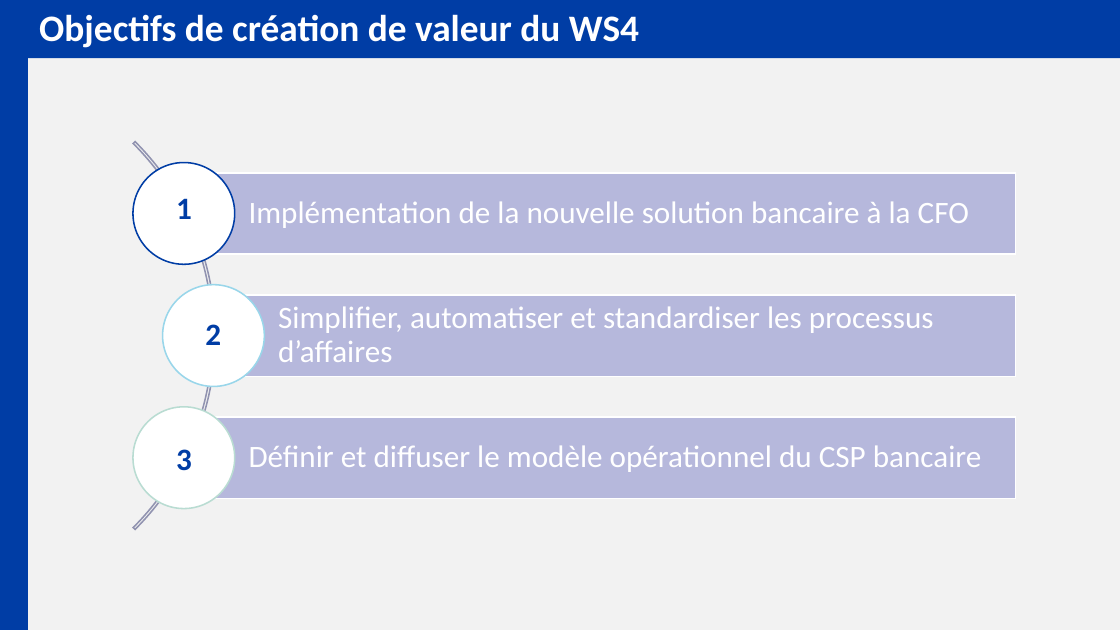
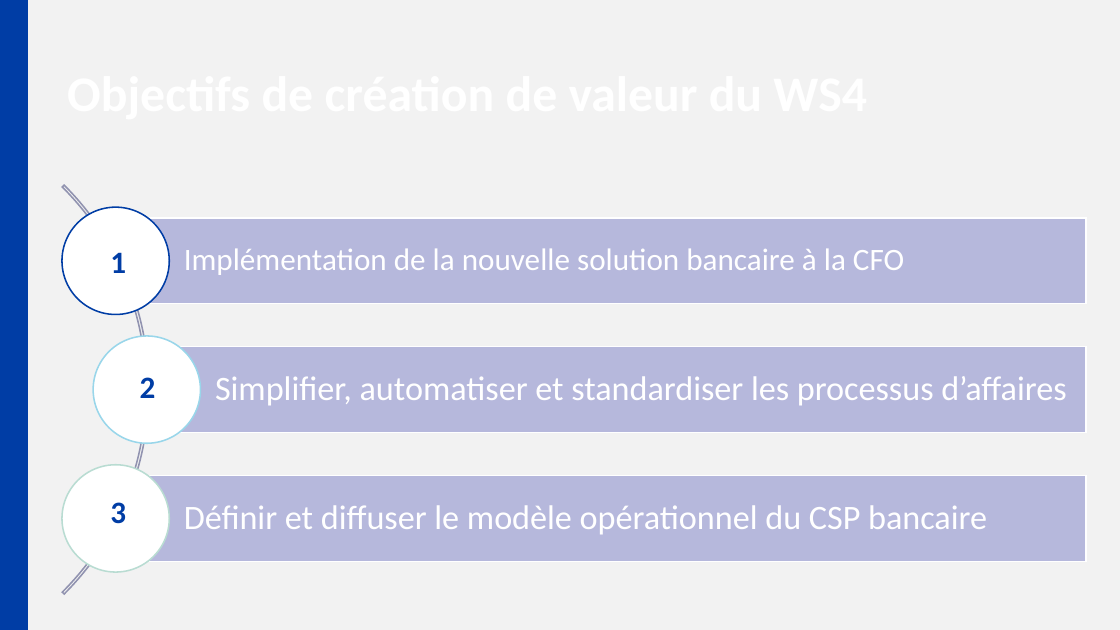
Before and after one commit to benoitcosials/markitdown, a slide deck: slide 5 of .copilot-tracking/pptx/z 015_ARCH-00xx_WS4_Bancaire-b7f2a76a-7655-4a73-a5ab-035aee935269.pptx. Drawn at 1120x630 pixels with LibreOffice and Linux fonts; fonts in the diff are those of the drawing. Boxes give left, top, right and bottom in pixels: in the first picture for what was removed or moved away, otherwise in the second. Text is boxed around its words. In the diff, an @@ line names an element or a change of style, - is before the commit and + after.

```diff
--- a/.copilot-tracking/pptx/z 015_ARCH-00xx_WS4_Bancaire-b7f2a76a-7655-4a73-a5ab-035aee935269.pptx
+++ b/.copilot-tracking/pptx/z 015_ARCH-00xx_WS4_Bancaire-b7f2a76a-7655-4a73-a5ab-035aee935269.pptx
@@ rectangle removed at box(28, 0, 1120, 58) @@
-Objectifs de création de valeur du WS4
@@ arch (boxed as its full ring): place and size @@
-arch (boxed as its full ring) at box(0, 62, 216, 610)
+arch (boxed as its full ring) at box(0, 101, 149, 630)
@@ ellipse: place and size @@
-ellipse at box(133, 162, 235, 264)
+ellipse at box(62, 207, 169, 315)
@@ text "1": place and size @@
-text "1" at box(176, 198, 192, 219)
+text "1" at box(110, 252, 126, 273)
@@ text "Implémentation de la nouvelle solution ...": place and size @@
-text "Implémentation de la nouvelle solution ..." at box(249, 201, 969, 228)
+text "Implémentation de la nouvelle solution ..." at box(184, 248, 904, 275)
@@ rectangle: place and size @@
-rectangle at box(184, 172, 1016, 254)
+rectangle at box(115, 218, 1086, 305)
@@ ellipse: place and size @@
-ellipse at box(162, 284, 264, 386)
+ellipse at box(93, 336, 200, 444)
@@ text "Simplifier, automatiser et standardiser les ...": place and size @@
-text "Simplifier, automatiser et standardiser les ..." at box(278, 306, 934, 362)
+text "Simplifier, automatiser et standardiser les ..." at box(215, 376, 1066, 405)
@@ text "Simplifier, automatiser et standardiser les ..." at box(215, 376, 1066, 405): size 20 to 22 pt @@
@@ rectangle: place and size @@
-rectangle at box(214, 295, 1016, 376)
+rectangle at box(147, 347, 1086, 433)
@@ text "2": place and size @@
-text "2" at box(205, 324, 221, 345)
+text "2" at box(140, 377, 156, 398)
@@ ellipse: place and size @@
-ellipse at box(133, 407, 235, 508)
+ellipse at box(62, 465, 169, 572)
@@ text "Définir et diffuser le modèle ..." at box(184, 505, 987, 534): size 20 to 22 pt @@
@@ text "Définir et diffuser le modèle ...": place and size @@
-text "Définir et diffuser le modèle ..." at box(249, 445, 982, 472)
+text "Définir et diffuser le modèle ..." at box(184, 505, 987, 534)
@@ rectangle: place and size @@
-rectangle at box(184, 417, 1016, 498)
+rectangle at box(115, 476, 1086, 562)
@@ text "3": place and size @@
-text "3" at box(176, 449, 192, 471)
+text "3" at box(110, 502, 126, 524)
```
Also in this commit, not shown: 15 other files.
